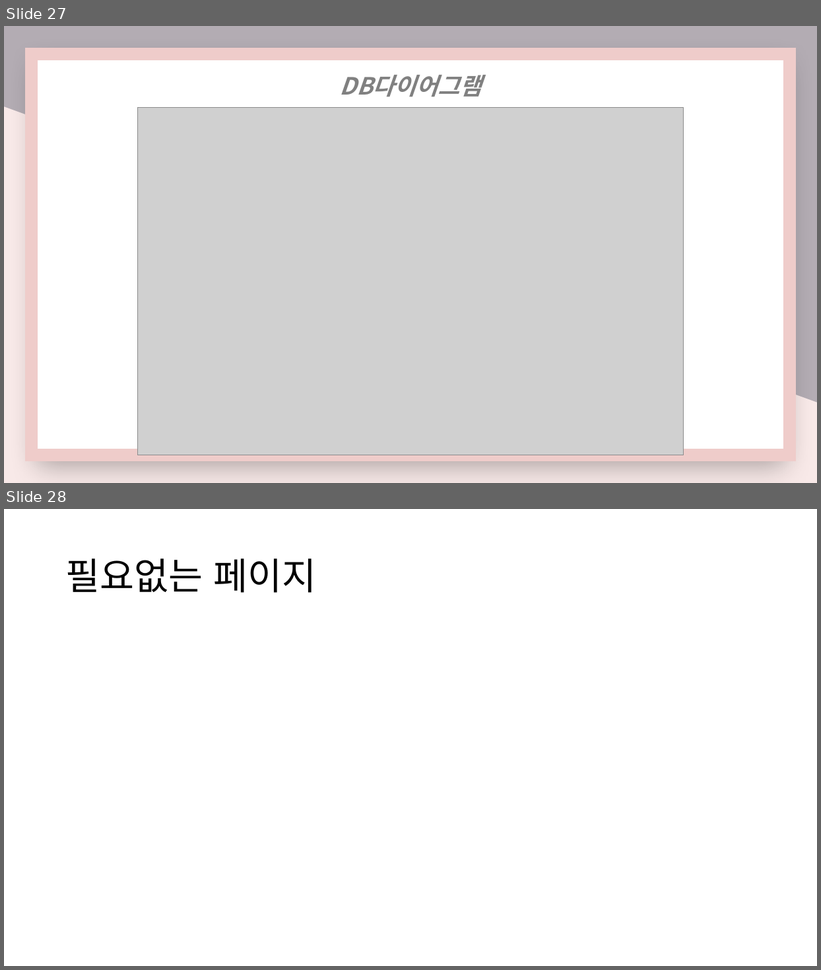
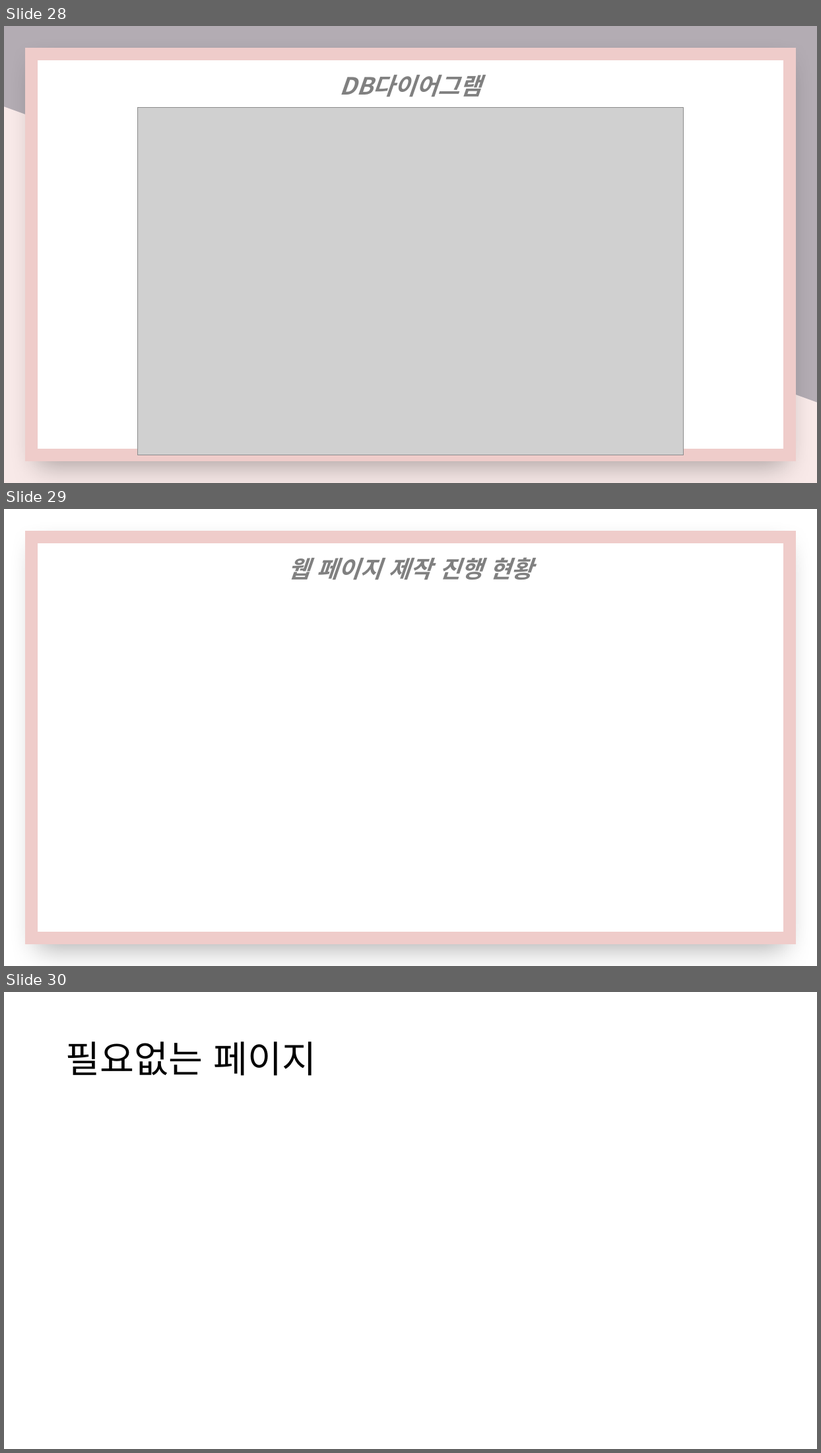
Before and after one commit to What-The-Pork/meeting-log, a slide deck: 팀프로젝트 발표.pptx. Shown one above the other, each under a label of ours: slides 27 and 28 before the commit, slides 28, 29 and 30 after it. The pictures are 821x970 and 821x1453 pixels, drawn with LibreOffice and Linux fonts; fonts in the diff are those of the drawing; grey boxes stand for pictures. Boxes give left, top, right and bottom in pixels: in the first picture for what was removed or moved away, otherwise in the second. Text is boxed around its words. In the diff, an @@ line names an element or a change of style, - is before the commit and + after.

```diff
--- a/팀프로젝트 발표.pptx
+++ b/팀프로젝트 발표.pptx
@@ slide 29 added at [4, 509, 817, 966], background #FFFFFF @@
@@ rectangle added at [32, 537, 790, 939], fill #FFFFFF, outline #D9D9D9 14.75 pt, 28 pt, text #808080, bold, italic @@
+웹 페이지 제작 진행 현황
@@ what was slide 27 is now slide 28 @@
@@ what was slide 28 is now slide 30 @@
```
Also in this commit, not shown: 8 slides changed, 1 other slide added.
